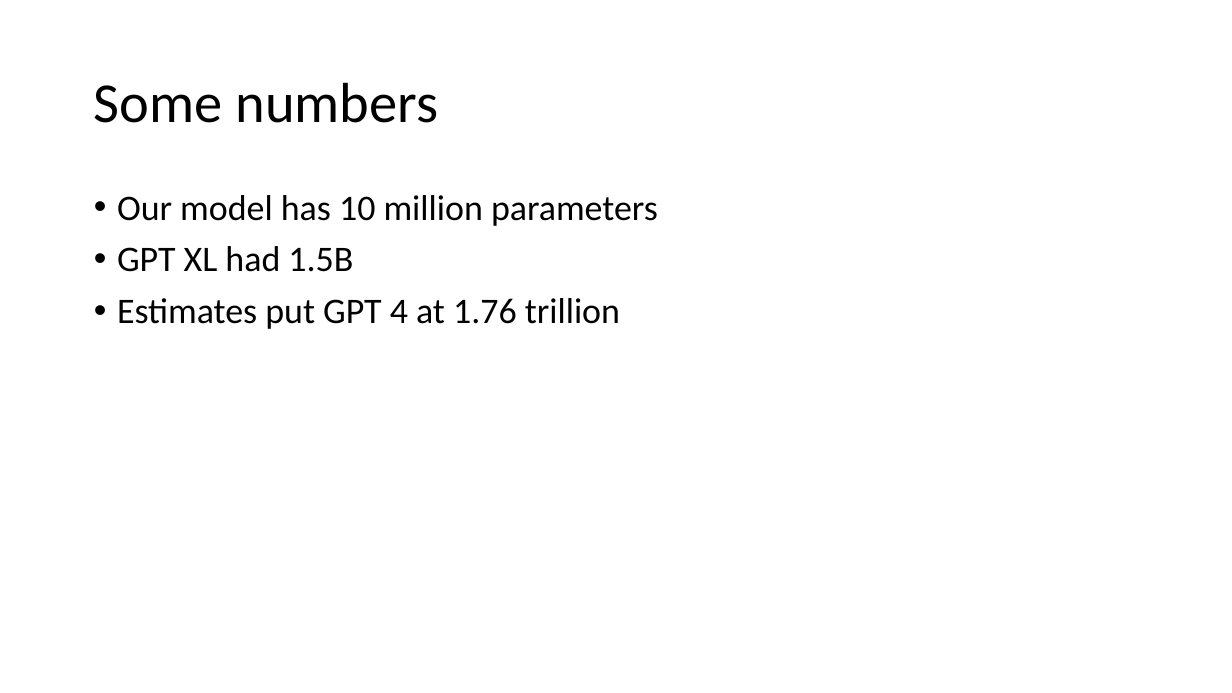
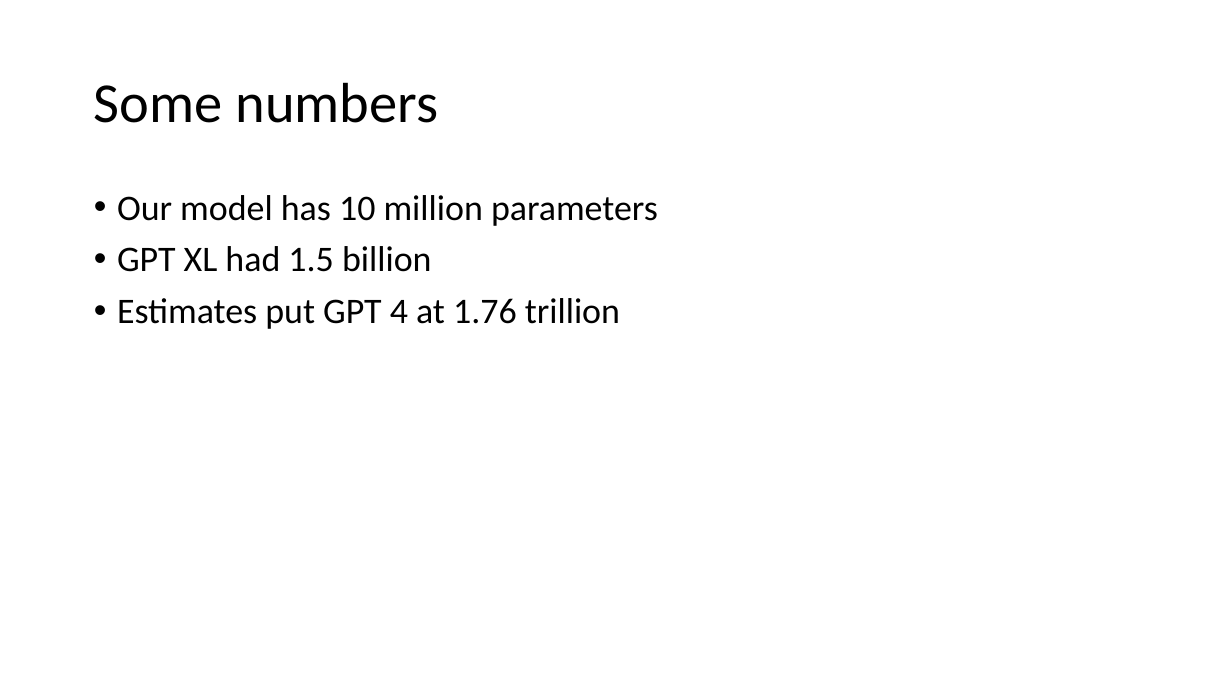
Before and after one commit to bodzio50318/genAiWorkshop, a slide deck: slide 21 of AiDem.pptm. Drawn at 1232x693 pixels with LibreOffice and Linux fonts; fonts in the diff are those of the drawing. Boxes give left, top, right and bottom in pixels: in the first picture for what was removed or moved away, otherwise in the second. Text is boxed around its words. In the diff, an @@ line names an element or a change of style, - is before the commit and + after.

```diff
--- a/AiDem.pptm
+++ b/AiDem.pptm
@@ text at box(117, 246, 432, 272): text changed @@
-• GPT XL had 1.5B
+• GPT XL had 1.5 billion
```
Also in this commit, not shown: 7 other slides changed, 5 other files.
